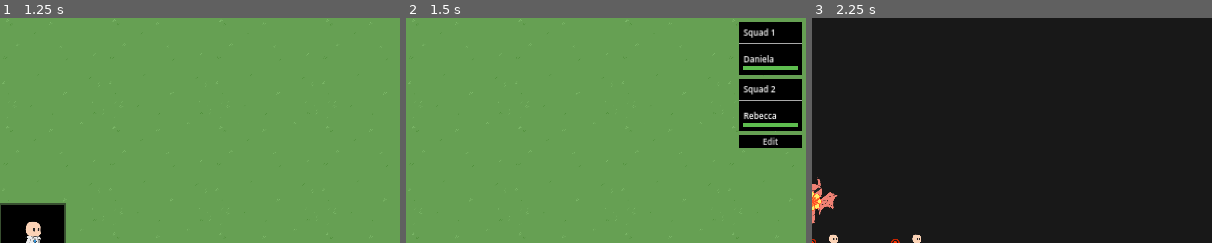
Above: before the commit, frames 1-3 (left to right).
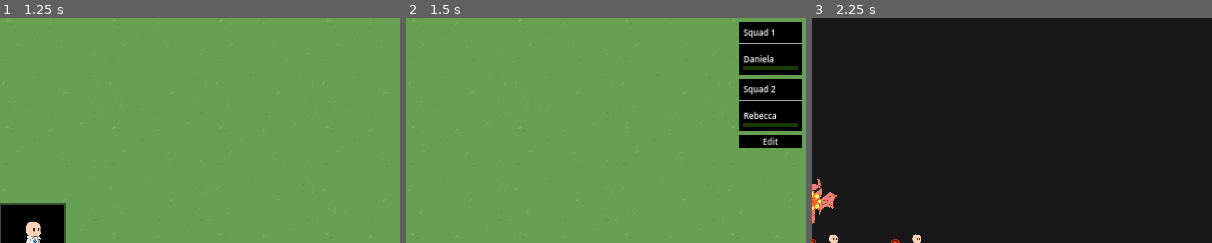
Above: after the commit, the same moments.

Repository: Hokome/BulletHellJam5
Game: Godot game, scene res://game.tscn
The game is run twice, just before and just after one commit, with the same random seed, the same clock (stepped at 60 frames per second) and the same inputs.
Inputs (mouse positions are % of the whole screen's width and height, from its top left):
- Up to frame 1 (1.25 s): click (46, 50) at 0.52 s
- Up to frame 2 (1.5 s): click (46, 50) at 1.27 s
- Up to frame 3 (2.25 s): click "Go!" at 2 s
The pictures show only the part of the screen within x 50-100%, y 0-50%; the shares and areas given below are measured in that part.

Frame 1 is identical in both runs. In frame 2, 0.5% of the frame differs, in the area x 84-98%, y 21-49%; in frame 3, nothing differs.
Error after the commit: Invalid access to property or key 'max_hp' on a base object of type 'RefCounted (Unit)'. (res://ui/unit_ui.gd:13)

Commit message:
Random stat generation

Diff:
--- a/units/unit_manager.gd
+++ b/units/unit_manager.gd
@@ -71,14 +71,83 @@
 @export var hair_colors: PackedColorArray
 @export var hair_styles: Array[SpriteFrames]
 
+enum StatIntensity {None = 0, Low = 1, Med = 2, High = 3}
+enum StatType {None, Vitality, Mobility, Damage, Support}
+
+const STAT_BOUNDS = {
+	StatType.Vitality:
+		{
+			StatIntensity.Low: [10, 15],
+			StatIntensity.Med: [20, 30],
+			StatIntensity.High: [35, 50],
+		},
+	StatType.Mobility:
+		{
+			StatIntensity.Low: [100, 150],
+			StatIntensity.Med: [200, 250],
+			StatIntensity.High: [300, 350],
+		},
+	StatType.Damage:
+		{
+			StatIntensity.Low: [0.6, 0.8],
+			StatIntensity.Med: [1, 1.2],
+			StatIntensity.High: [1.5, 2],
+		},
+	StatType.Support:
+		{
+			StatIntensity.None: [0, 0],
+			StatIntensity.Low: [0.4, 0.6],
+			StatIntensity.Med: [0.8, 1],
+			StatIntensity.High: [1.2, 1.5],
+		},
+}
+
+class UnitStat:
+	var type: StatType = StatType.None
+	var intensity: StatIntensity
+	var value: float
+
+	func generate_precise():
+		var bounds = STAT_BOUNDS[type][intensity]
+		value = randf_range(bounds[0], bounds[1])
+
+		if type == StatType.Vitality:
+			value = roundf(value)
+
+	func _to_string():
+		var type_s: String = "None"
+		match type:
+			StatType.Vitality:
+				type_s = "Vitality"
+			StatType.Mobility:
+				type_s = "Mobility"
+			StatType.Damage:
+				type_s = "Damage"
+			StatType.Support:
+				type_s = "Support"
+
+		var intensity_s: String = "None"
+		match intensity:
+			StatIntensity.Low:
+				intensity_s = "Low"
+			StatIntensity.Med:
+				intensity_s = "Med"
+			StatIntensity.High:
+				intensity_s = "High"
+
+		return "%s: %s (%s)" % [type_s, intensity_s, value]
+
+
 class Unit extends RefCounted:
 	var name: String
 	var hp: int
-	var max_hp: int
-	var squad: Squad
+
+	var stats: Dictionary = {}
+
 	var hair_style: SpriteFrames
 	var hair_color: Color
 
+	var squad: Squad
 	var marked_delete := false
 
 	func remove_from_squad():
@@ -97,10 +166,43 @@
 		#unit.hair_style = um.hair_styles[hair_style_index]
 		unit.hair_color = um.hair_colors[hair_color_index]
 
-		unit.max_hp = 5
-		unit.hp = unit.max_hp
+		unit.generate_stats(3)
+
+		unit.hp = unit.get_max_hp()
 
 		return unit
+
+	func get_max_hp() -> float:
+		return stats[StatType.Vitality].value
+	func get_speed() -> float:
+		return stats[StatType.Mobility].value
+
+	func create_stat(type: StatType, initial: StatIntensity = StatIntensity.Low):
+		var stat := UnitStat.new()
+		stat.type = type
+		stat.intensity = initial
+		stats[type] = stat
+
+	func increment_stat(type: StatType) -> bool:
+		var stat: UnitStat = stats[type]
+		if stat.intensity == StatIntensity.High: return false
+		stat.intensity += 1
+		return true
+
+	func generate_stats(budget: int):
+		create_stat(StatType.Vitality)
+		create_stat(StatType.Mobility)
+		create_stat(StatType.Damage)
+		create_stat(StatType.Support, StatIntensity.None)
+
+		while budget:
+			var stat = randi_range(1, 4)
+			if increment_stat(stat): budget -= 1
+
+		for stat in stats.values():
+			stat.generate_precise()
+
+		print(stats)
 
 func create_squad() -> Squad:
 	var squad: Squad = Squad.new()
